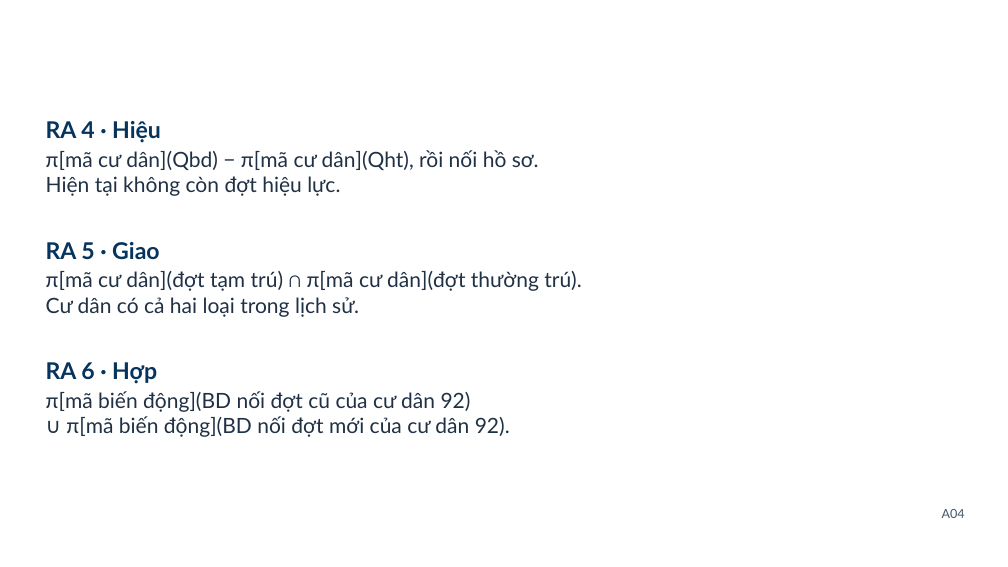
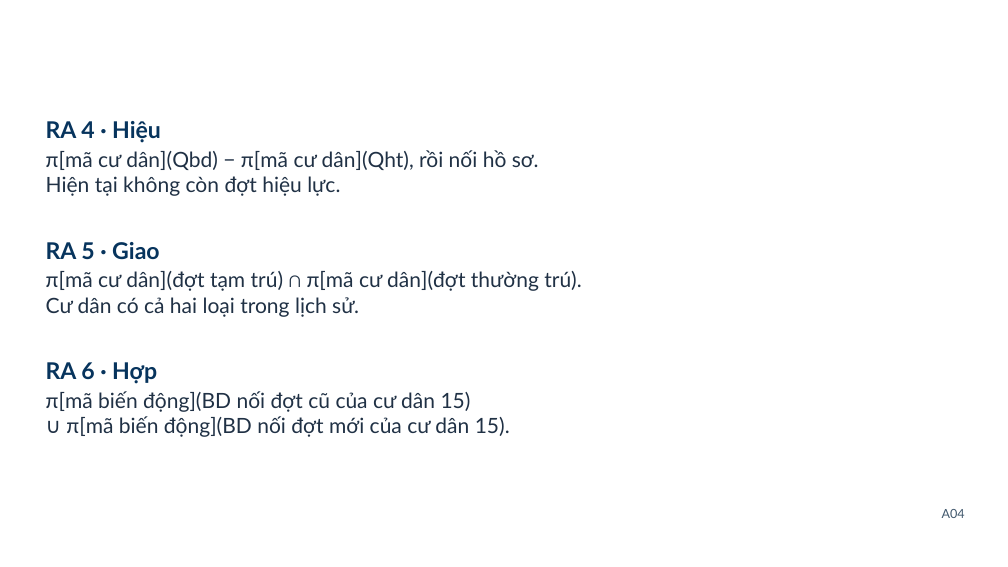
Before and after one commit to Linhlss/CSDL-Nh-m-38, a slide deck: slide 29 of presentation/CSDL_Nhom38_HUST_ThuyetTrinh.pptx. Drawn at 1008x567 pixels with LibreOffice and Linux fonts; fonts in the diff are those of the drawing; background and template pictures are left out. Boxes give left, top, right and bottom in pixels: in the first picture for what was removed or moved away, otherwise in the second. Text is boxed around its words. In the diff, an @@ line names an element or a change of style, - is before the commit and + after.

```diff
--- a/presentation/CSDL_Nhom38_HUST_ThuyetTrinh.pptx
+++ b/presentation/CSDL_Nhom38_HUST_ThuyetTrinh.pptx
@@ text at (46,391,510,437): text changed @@
-π[mã biến động](BD nối đợt cũ của cư dân 92)
-∪ π[mã biến động](BD nối đợt mới của cư dân 92).
+π[mã biến động](BD nối đợt cũ của cư dân 15)
+∪ π[mã biến động](BD nối đợt mới của cư dân 15).
```
Also in this commit, not shown: 5 other slides changed, 50 other files.
